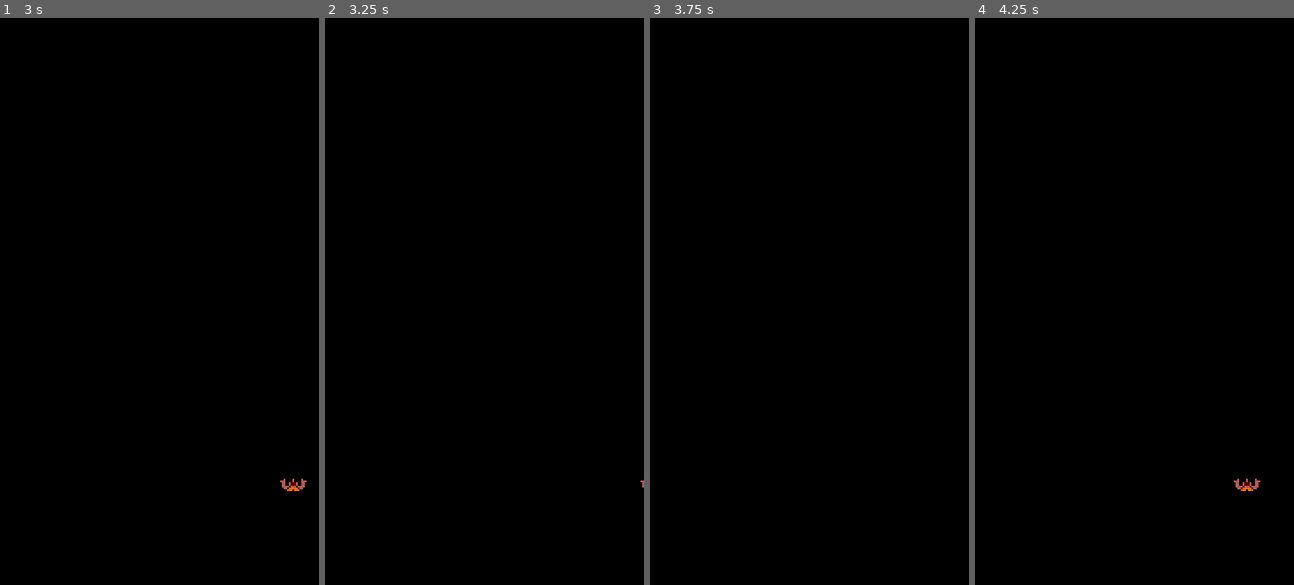
Above: before the commit, frames 1-4 (left to right).
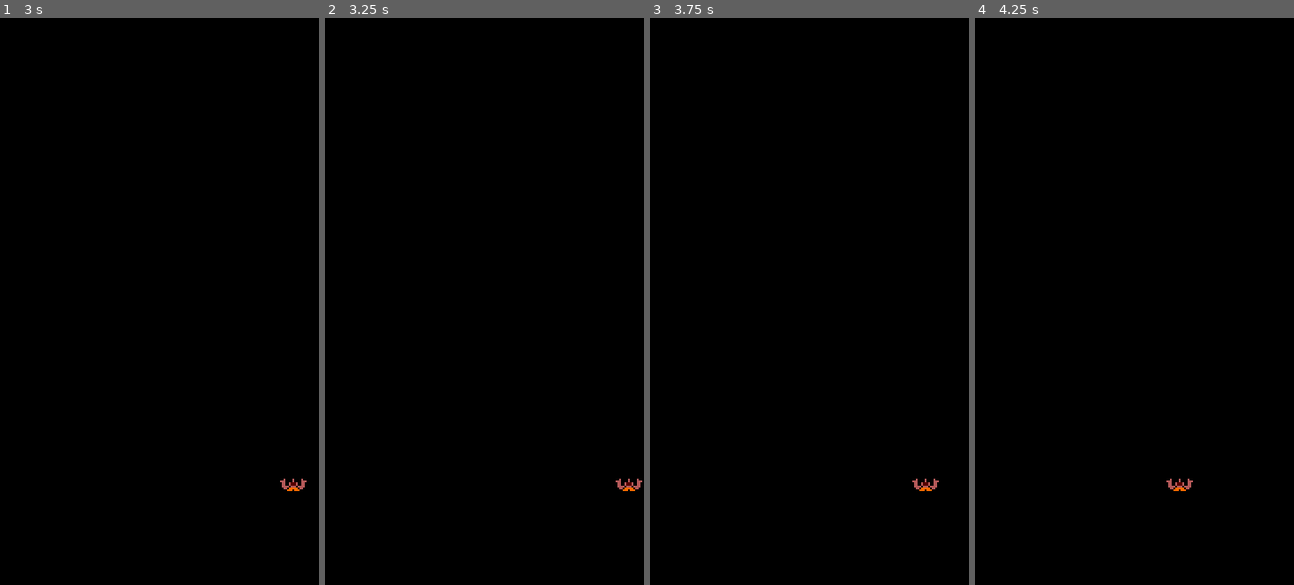
Above: after the commit, the same moments.

Repository: marcfreir/againstmonsters
Game: Godot game, scene res://scenes/game.tscn
Two runs of this game, one before a commit and one after it. Both use one fixed random seed, a clock stepped at 60 frames per second and the inputs below.
Inputs:
- Up to frame 1 (3 s): tap Enter at 0.5 s; hold Right (ui_right) 0.53-1.28 s; hold Left (ui_left) 1.28-2.03 s; hold Right (ui_right) from 2.03 s (still down)
- Up to frame 2 (3.25 s): keep holding Right (ui_right)
- Up to frame 3 (3.75 s): tap Space at 3.5 s; release Right (ui_right) at 3.53 s; hold Left (ui_left) from 3.53 s (still down)
- Up to frame 4 (4.25 s): keep holding Left (ui_left)

Frame 1 is identical in both runs. In frame 2, 0.1% of the frame differs, in the area x 91-100%, y 81-84%; in frame 3, less than 0.1%; in frame 4, 0.2%, in the area x 60-90%, y 81-84%.

Commit message:
Set the boundaries for the player in the x axis

Diff:
--- a/scripts/player.gd
+++ b/scripts/player.gd
@@ -17,7 +17,7 @@
 
 	direction = 0
 
-	#Make the player move to the right or to the left
+	#Make the player move to the right or to the left using the right and left key
 	right = Input.is_action_pressed("ui_right")
 	left = Input.is_action_pressed("ui_left")
 
@@ -28,3 +28,9 @@
 		direction -= 1
 
 	translate(Vector2(1,0) * SPEED * direction * delta)
+
+	#Set the boundaries/limit for the player (in the x axis)
+	if get_global_position().x < 16:
+		set_global_position(Vector2(16, get_global_position().y))
+	if get_global_position().x > 180:
+		set_global_position(Vector2(180, get_global_position().y))
